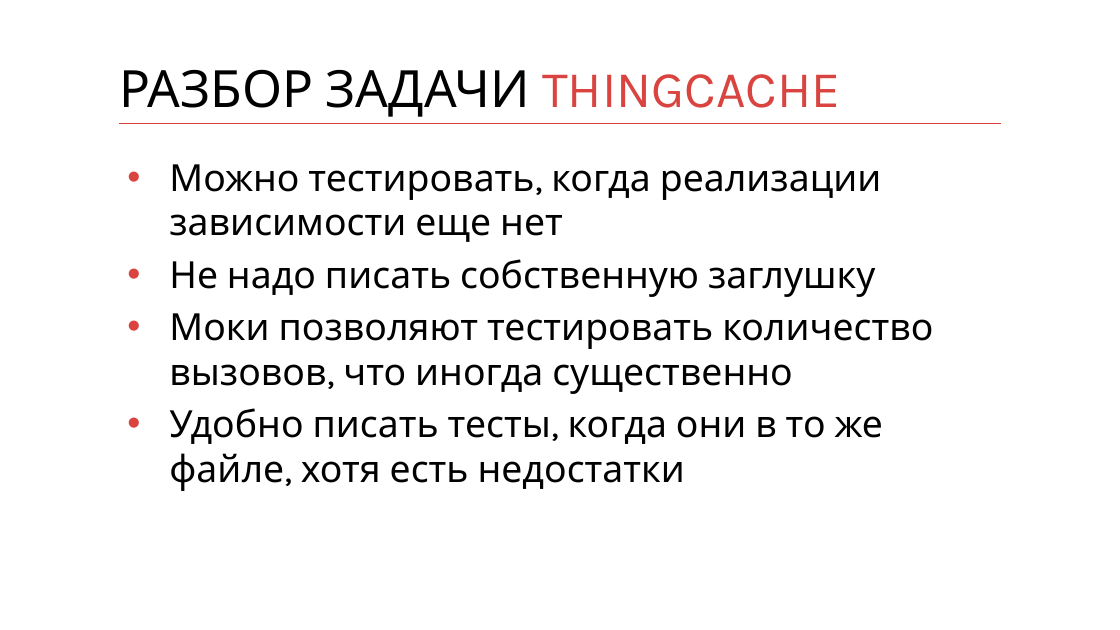
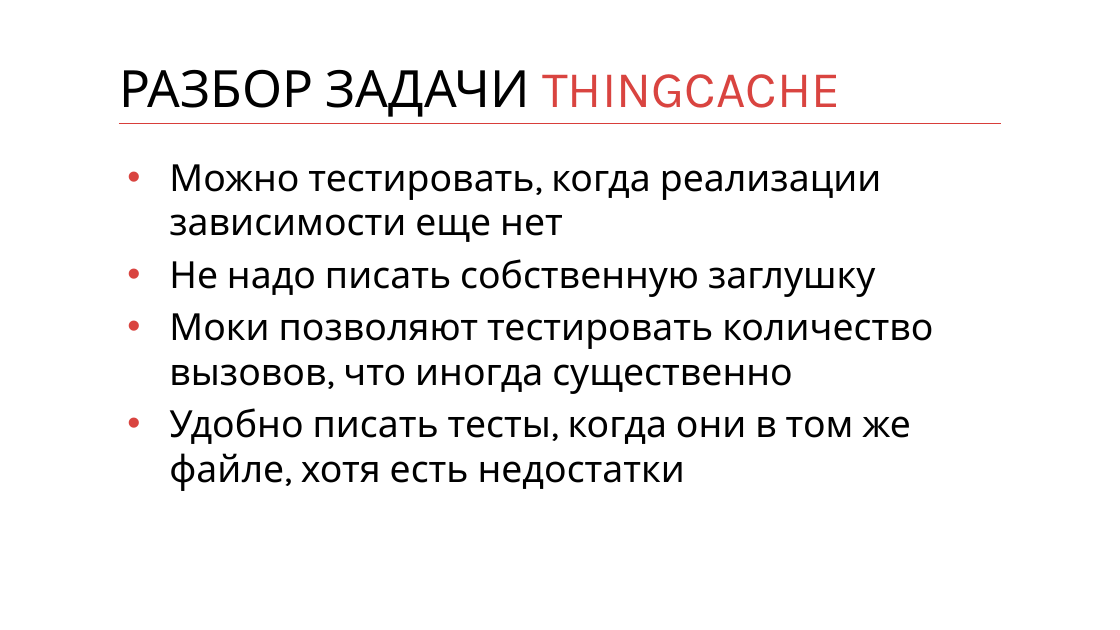
Before and after one commit to kontur-courses/mocks, a slide deck: slide 7 of mocks.pptx. Drawn at 1120x630 pixels with LibreOffice and Linux fonts; fonts in the diff are those of the drawing. Boxes give left, top, right and bottom in pixels: in the first picture for what was removed or moved away, otherwise in the second. Text is boxed around its words. In the diff, an @@ line names an element or a change of style, - is before the commit and + after.

Commit message:
typo

```diff
--- a/mocks.pptx
+++ b/mocks.pptx
@@ text at <box>169,408,910,491</box>: text changed @@
-• Удобно писать тесты, когда они в то же файле, хотя есть недостатки
+• Удобно писать тесты, когда они в том же файле, хотя есть недостатки
```
